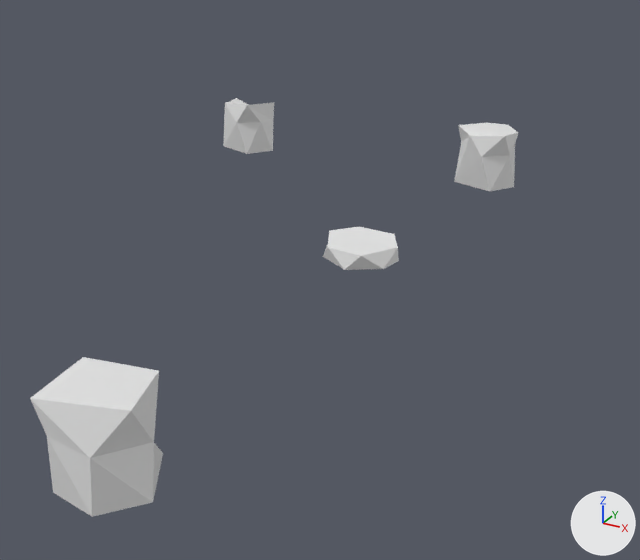
One commit to the Blender file Fire Place/Assets/Models/Props/FoodCan.blend: the scene before it, then after it.
Camera for both pictures: a camera (50 mm lens) standing at (0.95, -1.96, 0.86) and looking at (-0.18, 0.09, -0.17). Lighting does not change. The marker at lower right points along +X, +Y and +Z.

The first picture shows 'FoodCan1', 'FoodCan2', 'FoodCan3', 'FoodCan4'.
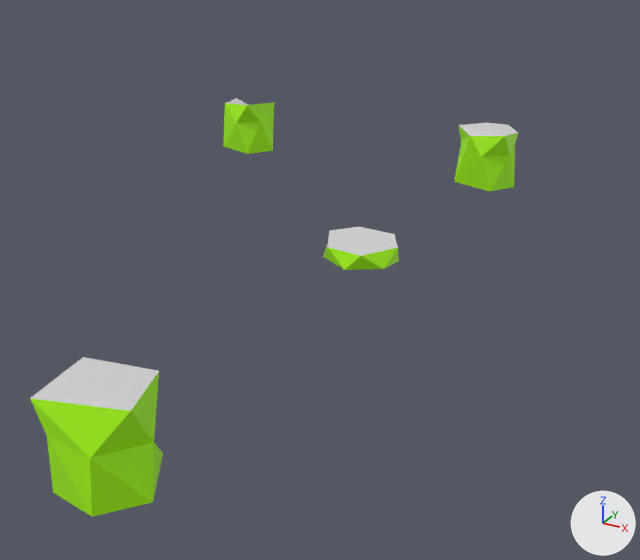
The edits, one by one:
Picture 'Atlas.png' (img_atlas_png) is new.
Material 'Atlas.png' (mat_atlas_png) is new.
Its texture is img_atlas_png.
me_cylinder_003 has 224 vertices, 194 faces and spans x -0.1..0.1, y -0.1..0.101, z -0.101..0.1.
me_cylinder_003 now uses material mat_atlas_png (picture img_atlas_png).
me_cylinder_002 has 224 vertices, 194 faces and spans x -0.1..0.1, y -0.1..0.1, z -0.1..0.1.
me_cylinder_002 is used by ob_foodcan3; location (0.0, 1.0, 0.0).
me_cylinder_002 part 1: texture (UV) coordinates of 194 of 194 faces, centred in x -0.099..0.099, y -0.099..0.099, z -0.1..0.1, changed; they spanned u 0.33..0.98, v 0.19..0.97 and now span u 0.0..0.24, v 0.57..0.68.
me_cylinder_002 now uses material mat_atlas_png (picture img_atlas_png).
me_cylinder_001 has 224 vertices, 194 faces and spans x -0.1..0.1, y -0.1..0.1, z -0.1..0.1.
me_cylinder_001 is used by ob_foodcan2; location (0.0, -1.0, 0.0).
me_cylinder_001 part 2: texture (UV) coordinates of 194 of 194 faces, centred in x -0.099..0.099, y -0.099..0.099, z -0.1..0.1, changed; they spanned u 0.27..0.97, v 0.2..0.92 and now span u 0.0..0.24, v 0.57..0.68.
me_cylinder_001 now uses material mat_atlas_png (picture img_atlas_png).
me_cylinder has 224 vertices, 194 faces and spans x -0.1..0.1, y -0.1..0.099, z -0.03..0.03.
me_cylinder is used by ob_foodcan1; location (0.0, 0.0, 0.0).
me_cylinder part 3: texture (UV) coordinates of 194 of 194 faces, centred in x -0.099..0.099, y -0.099..0.096, z -0.03..0.03, changed; they spanned u 0.15..0.98, v 0.23..0.88 and now span u 0.01..0.24, v 0.57..0.68.
me_cylinder now uses material mat_atlas_png (picture img_atlas_png).

Where the change shows, as pixel boxes (x1, y1, x2, y2) in the pictures (640 x 560 px):
'FoodCan2', recoloured, surface changed: (30, 357, 163, 517) in both
'FoodCan3', recoloured, surface changed (grey to green): (454, 123, 518, 191) in both
'FoodCan1', recoloured, surface changed: (323, 227, 399, 270) in both
'FoodCan4', recoloured (grey to green): (223, 98, 274, 154) in both
